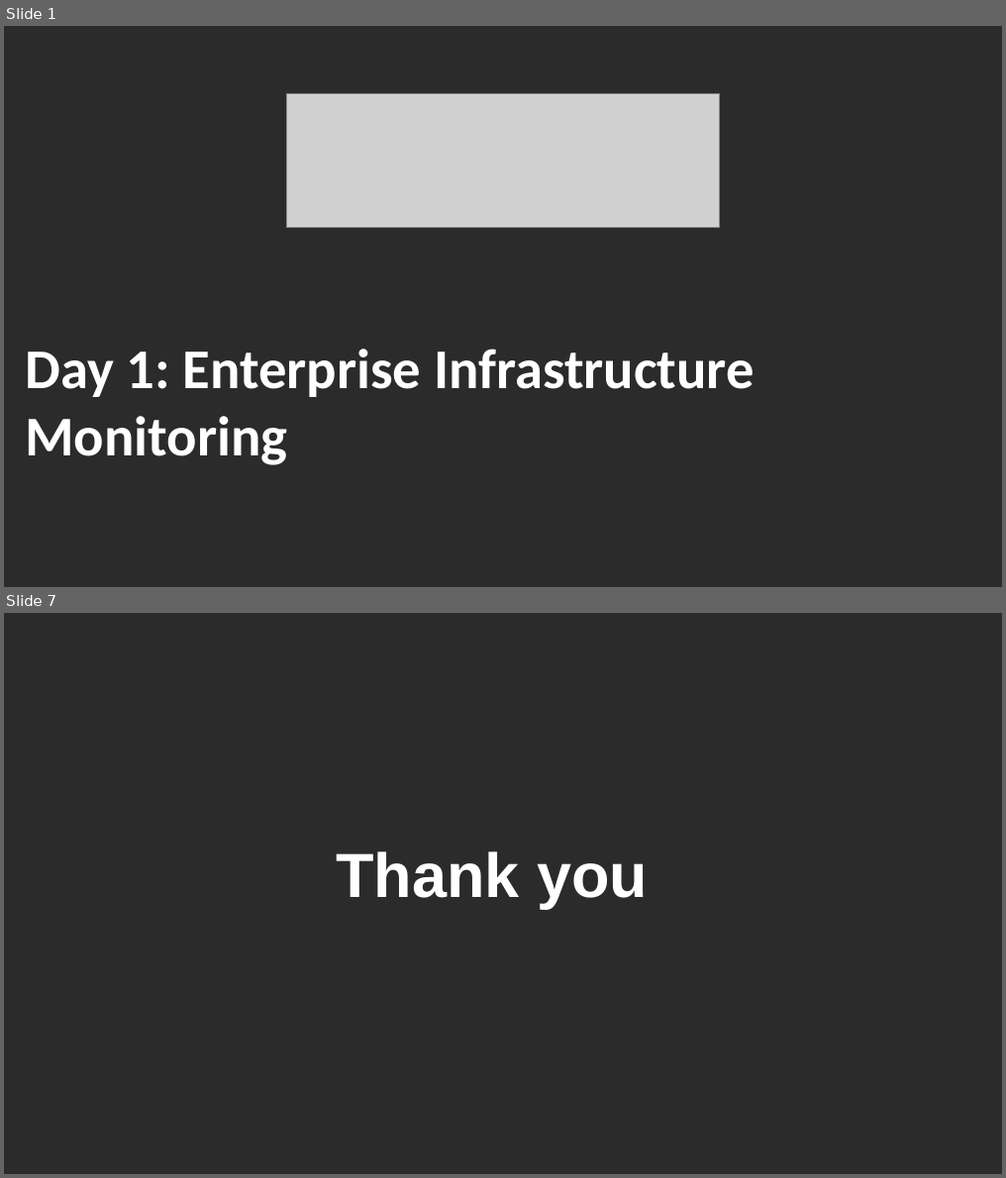
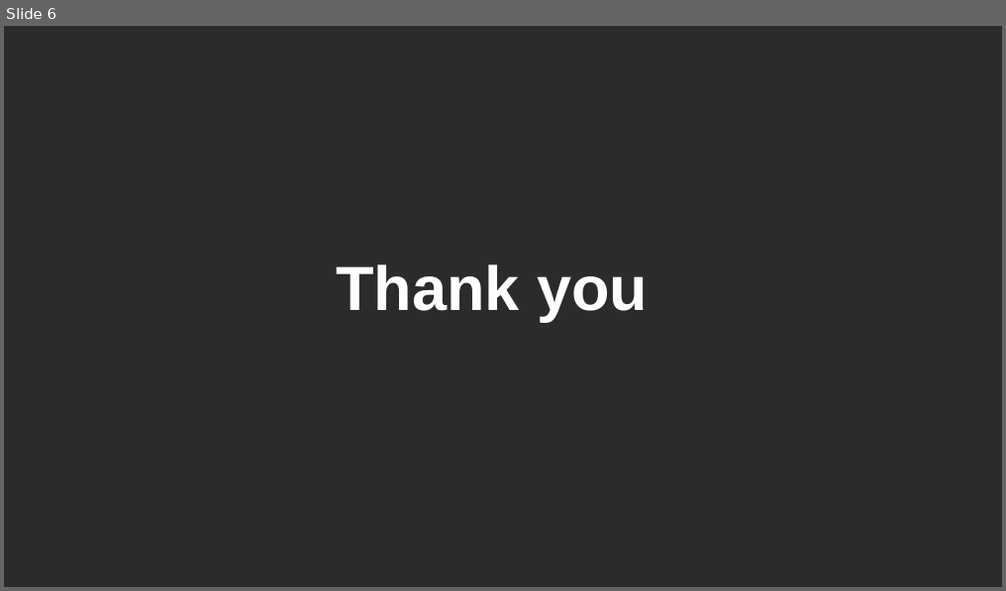
Before and after one commit to hieu15/ENTERPRISE-NETWORK-MONITORING, a slide deck: slides/DAY 02.pptx. Shown one above the other, each under a label of ours: slides 1 and 7 before the commit, slide 6 after it; the slides between them are not shown. The pictures are 1006x1178 and 1006x591 pixels, drawn with LibreOffice and Linux fonts; fonts in the diff are those of the drawing; grey boxes stand for pictures; background and template pictures are left out; a plain dark background stands for a picture behind light text. Boxes give left, top, right and bottom in pixels: in the first picture for what was removed or moved away, otherwise in the second. Text is boxed around its words. In the diff, an @@ line names an element or a change of style, - is before the commit and + after.

```diff
--- a/slides/DAY 02.pptx
+++ b/slides/DAY 02.pptx
@@ slide 1 removed at (4, 26, 1002, 587), background picture (left out) @@
@@ picture removed at (287, 94, 720, 227) @@
@@ text removed at (25, 349, 754, 466) @@
-Day 1: Enterprise Infrastructure Monitoring
@@ what was slide 7 is now slide 6 @@
```
Also in this commit, not shown: 5 slides added, 5 other slides removed, 5 other files.
